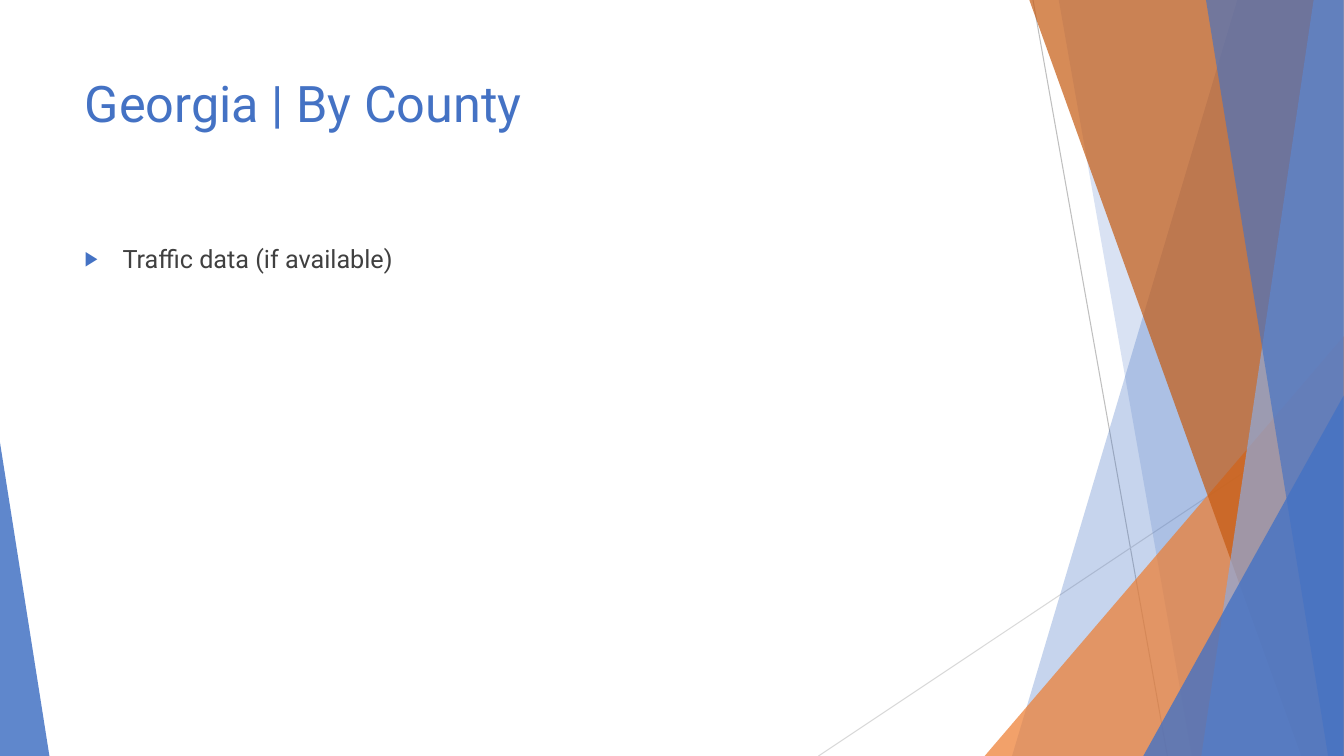
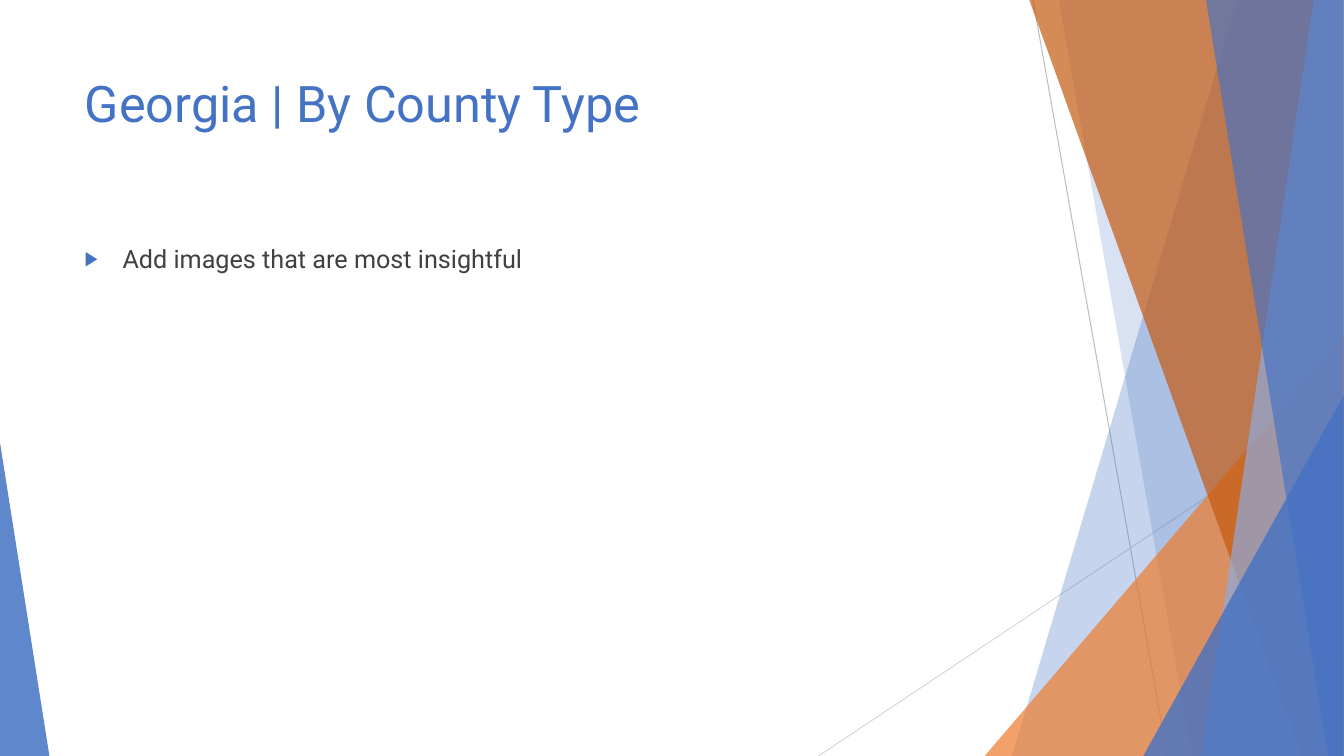
Before and after one commit to ghteds/healthproject, a slide deck: slide 9 of AdditionalResources/Air Quality and Asthma.pptx (slide 8 before the commit). Drawn at 1344x756 pixels with LibreOffice and Linux fonts; fonts in the diff are those of the drawing. Boxes give left, top, right and bottom in pixels: in the first picture for what was removed or moved away, otherwise in the second. Text is boxed around its words. In the diff, an @@ line names an element or a change of style, - is before the commit and + after.

```diff
--- a/AdditionalResources/Air Quality and Asthma.pptx
+++ b/AdditionalResources/Air Quality and Asthma.pptx
@@ title at [85,85,640,133]: text changed @@
-Georgia | By County
+Georgia | By County Type
@@ text at [123,249,522,274]: text changed @@
-▶ Traffic data (if available)
+▶ Add images that are most insightful
```
Also in this commit, not shown: 4 other slides changed, 2 slides added, 2 slides removed.
